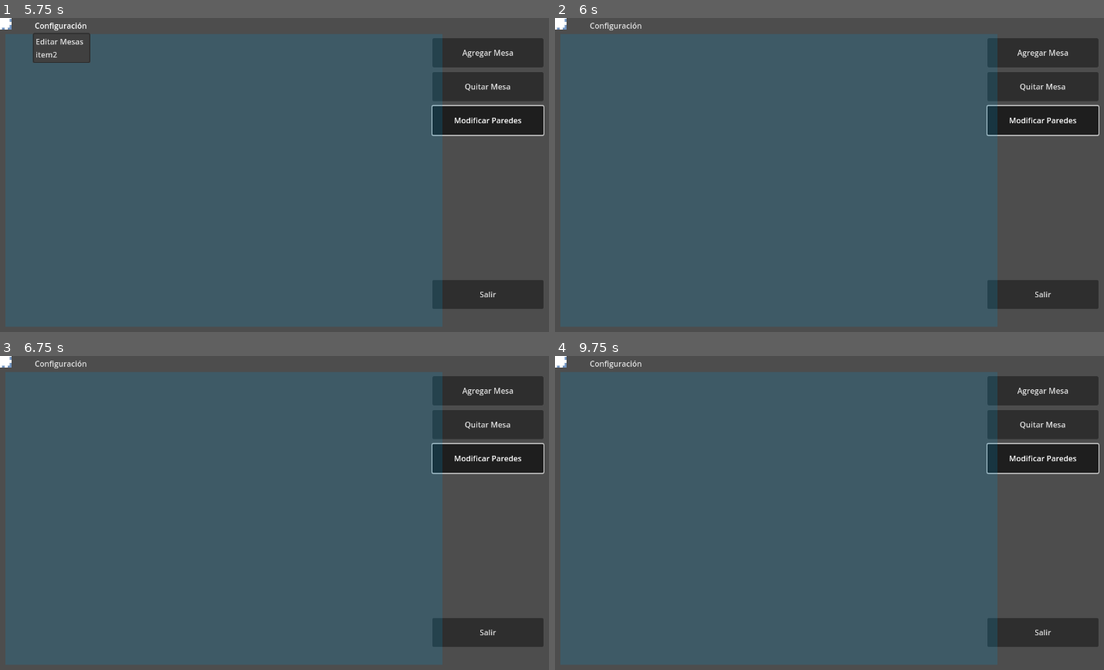
Above: before the commit, frames 1-4 (two rows, left to right).
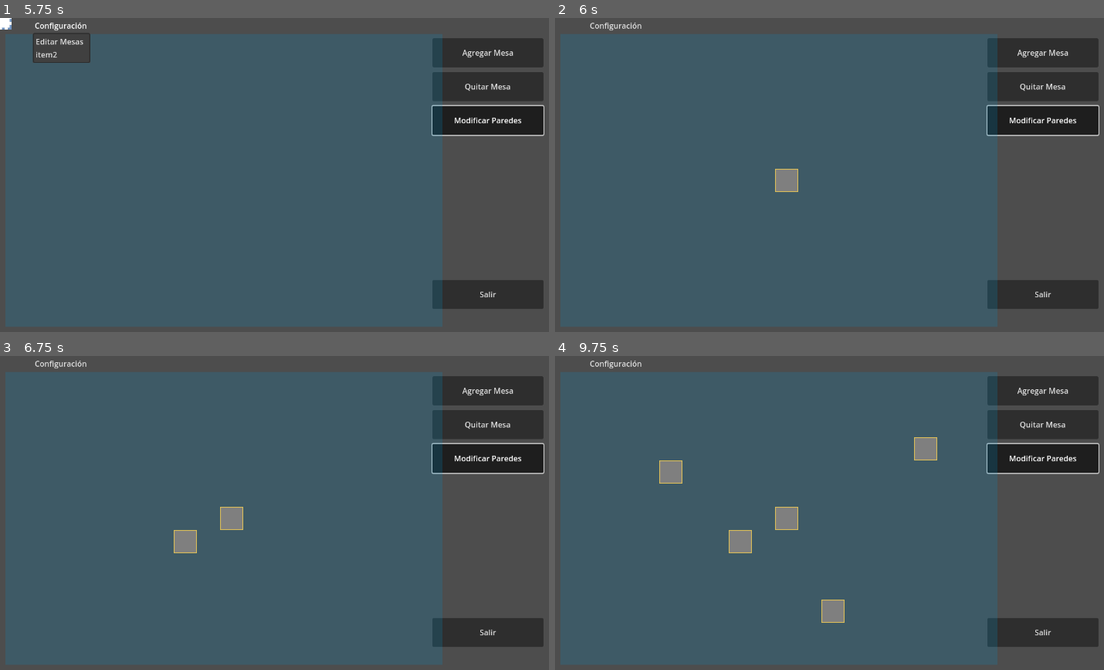
Above: after the commit, the same moments.

Repository: FaArMa/SGG-GDEng
Game: Godot game, scene res://scenes/sistema.tscn
Same seed, same stepped clock (60 frames per second), same inputs: the game is played once before the commit and once after it.
Inputs (mouse positions are in pixels of both pictures, inside the frame that each line leads up to):
- Up to frame 1 (5.75 s): click "Agregar Mesa" at 0.5 s; click "Modificar Paredes" at 1.25 s; click "Agregar Mesa" at 2 s; click "Modificar Paredes" at 2.75 s; click "Agregar Mesa" at 3.5 s; click "Modificar Paredes" at 4.25 s; click "Configuración" at 5 s
- Up to frame 2 (6 s): tap Enter at 5.75 s; move the mouse to (780, 181) at 5.77 s; press the mouse at (780, 181) at 5.78 s
- Up to frame 3 (6.75 s): tap Space at 6.5 s; move the mouse to (186, 547) at 6.52 s; release the mouse at (186, 547) at 6.53 s; click (186, 547) at 6.6 s
- Up to frame 4 (9.75 s): tap Enter at 7.25, 8.75 s; move the mouse to (928, 453) at 7.27 s; press the mouse at (928, 453) at 7.28 s; tap Space at 8, 9.5 s; move the mouse to (834, 600) at 8.02 s; release the mouse at (834, 600) at 8.03 s; click (834, 600) at 8.1 s; move the mouse to (1049, 582) at 8.77 s; press the mouse at (1049, 582) at 8.78 s; move the mouse to (681, 478) at 9.52 s; release the mouse at (681, 478) at 9.53 s; click (681, 478) at 9.6 s

Frame 1 is identical in both runs. In frame 2, 0.4% of the frame differs, in the area x 0-45%, y 0-56%; in frame 3, 0.7%; in frame 4, 1.6%, in the area x 0-70%, y 0-85%.
Error before the commit: Parse Error: Too many arguments for "save_state()" call. Expected at most 1 but received 2. (res://scenes/Seating_Scene/seating_scene.gd:126)

Commit message:
Guardado y cargado de mesas y paredes.

Diff:
--- a/SGG/session_save.gd
+++ b/SGG/session_save.gd
@@ -1,22 +1,26 @@
 class_name SessionSave
 extends Node
 
-const SAVE_PATH := "user://session_save.save"
-var stored_table_positions: Dictionary = {}
+const SAVE_PATH := "user://session_save.cfg"
 
-func save_state(_table_positions: Dictionary):
-	var file = FileAccess.open(SAVE_PATH, FileAccess.WRITE)
-	file.store_var(_table_positions)
-	stored_table_positions = _table_positions
-	file.close()
-	print("- Ubicación de Mesas Guardada -")
 
-func load_state(_table_positions: Dictionary):
-	if not FileAccess.file_exists(SAVE_PATH):
-		print("- Archivo No Encontrado -")
-		save_state(_table_positions)
-	var file = FileAccess.open(SAVE_PATH, FileAccess.READ)
-	stored_table_positions = file.get_var()
-	file.close()
-	print("- Ubicación de Mesas Cargada -")
-	return stored_table_positions
+func save_state(tables: Dictionary, walls: Array):
+	var config = ConfigFile.new()
+
+	config.set_value("Objects", "Tables", tables)
+	config.set_value("Objects", "Walls", walls)
+
+	config.save(SAVE_PATH)
+	print("- Objetos Guardados -")
+
+
+func load_state(tables: Dictionary, walls: Array):
+	var config = ConfigFile.new()
+
+	var err = config.load(SAVE_PATH)
+
+	if err != OK:
+		print("- Error Cargando Objetos -")
+		save_state(tables, walls)
+
+	return [config.get_value("Objects", "Tables", tables), config.get_value("Objects", "Walls", walls)]
